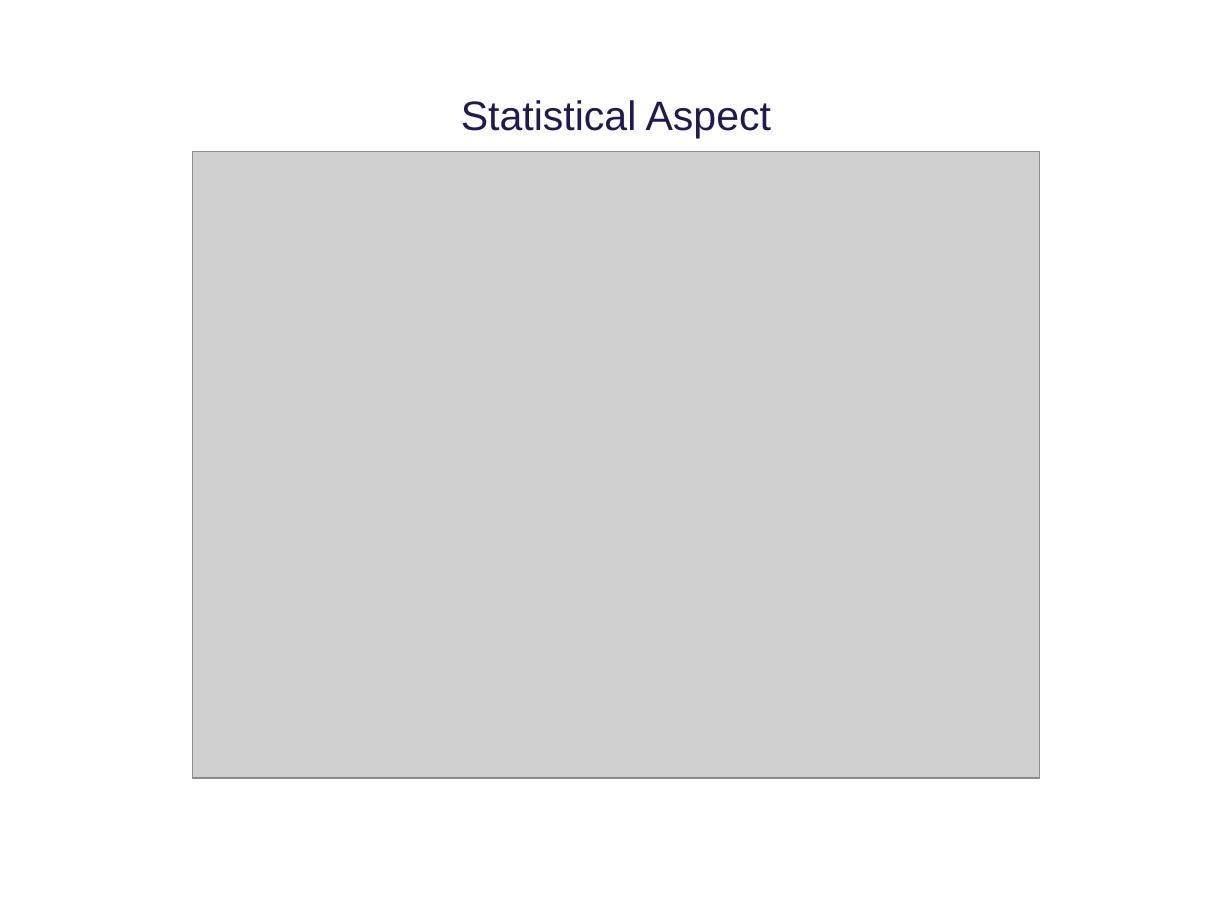
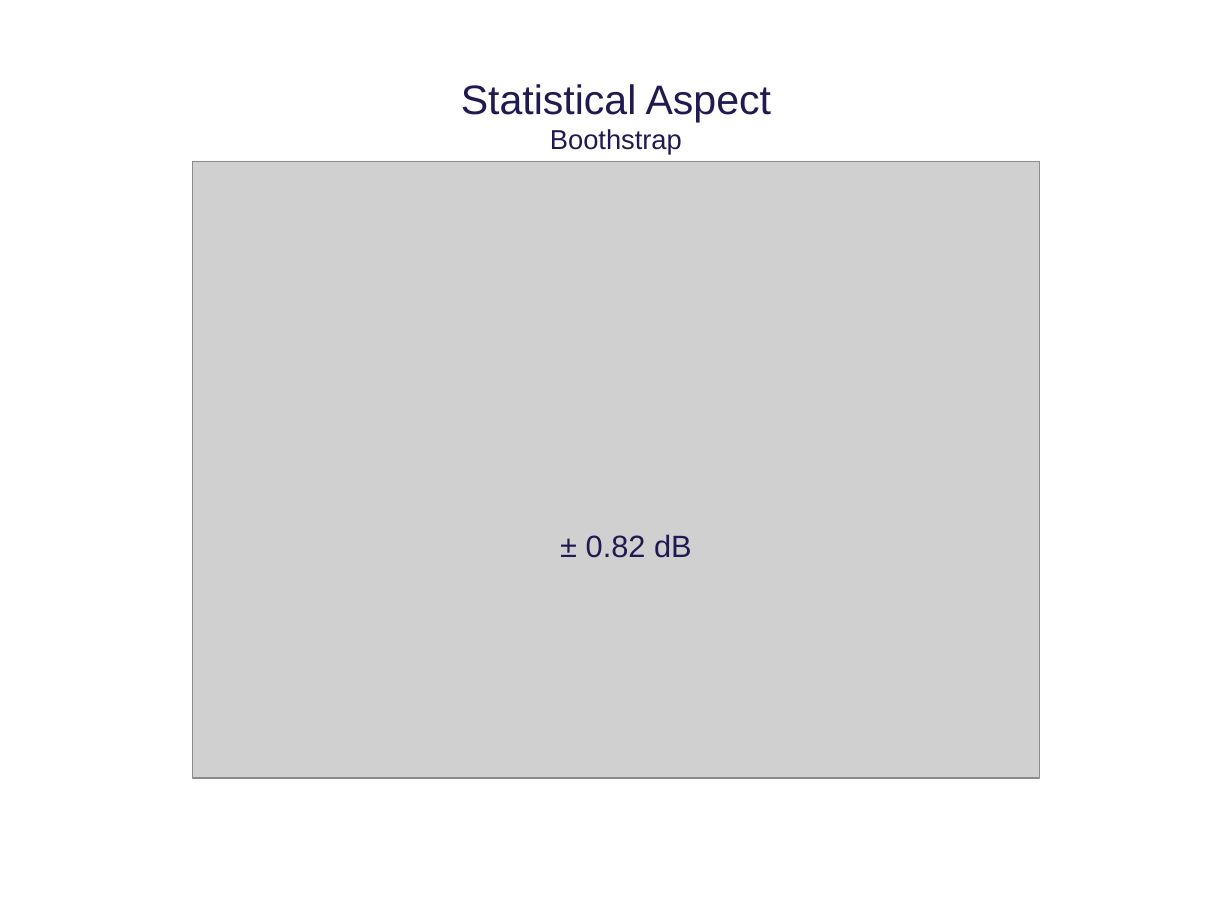
Before and after one commit to tkjj13/P8, a slide deck: slide 9 of ppt/final.pptx. Drawn at 1232x924 pixels with LibreOffice and Linux fonts; fonts in the diff are those of the drawing; grey boxes stand for pictures; background and template pictures are left out. Boxes give left, top, right and bottom in pixels: in the first picture for what was removed or moved away, otherwise in the second. Text is boxed around its words. In the diff, an @@ line names an element or a change of style, - is before the commit and + after.

```diff
--- a/ppt/final.pptx
+++ b/ppt/final.pptx
@@ title at (461, 84, 772, 155): text changed @@
-Statistical Aspect
+Statistical Aspect
+Boothstrap
@@ picture: place and size @@
-picture at (192, 152, 1039, 779)
+picture at (192, 161, 1039, 779)
@@ text added at (586, 534, 692, 558), 18 pt, text #211A52 @@
+± 0.82 dB
```
Also in this commit, not shown: 5 other slides changed, 1 slide added, 1 slide removed.
